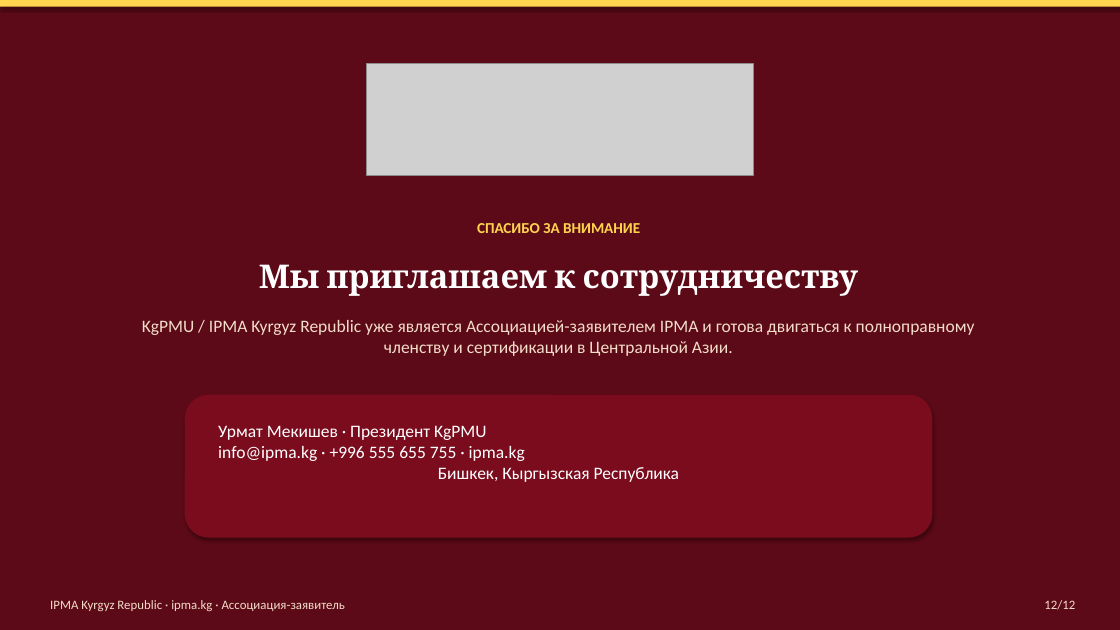
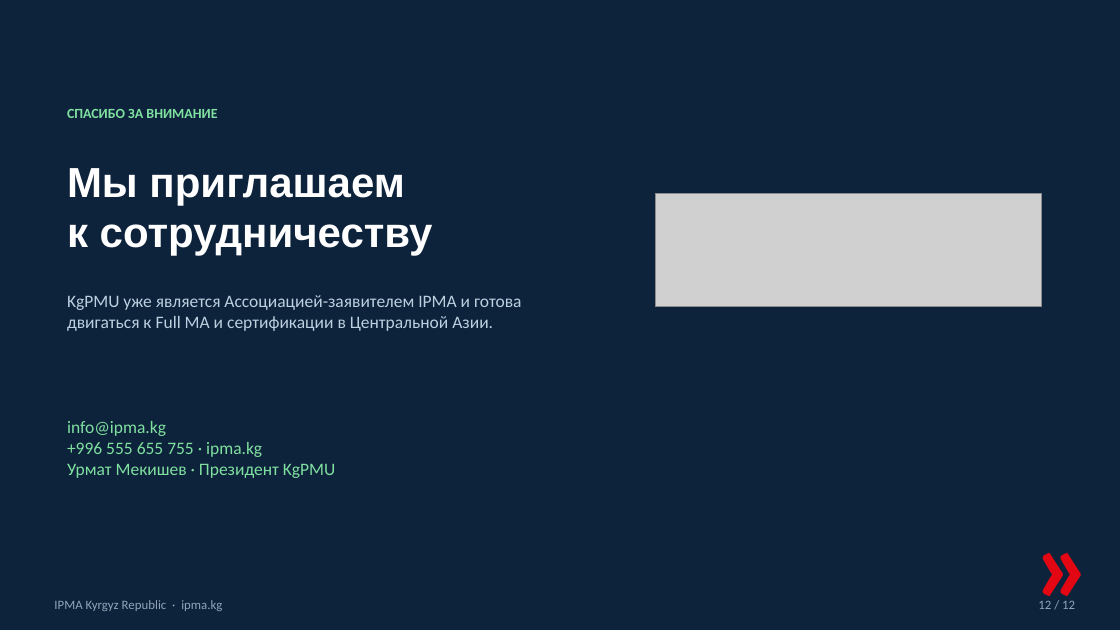
Before and after one commit to umekishev/umekishev, a slide deck: slide 12 of presentations/IPMA_Kyrgyzstan_CoD_Presentation.pptx. Drawn at 1120x630 pixels with LibreOffice and Linux fonts; fonts in the diff are those of the drawing; grey boxes stand for pictures. Boxes give left, top, right and bottom in pixels: in the first picture for what was removed or moved away, otherwise in the second. Text is boxed around its words. In the diff, an @@ line names an element or a change of style, - is before the commit and + after.

```diff
--- a/presentations/IPMA_Kyrgyzstan_CoD_Presentation.pptx
+++ b/presentations/IPMA_Kyrgyzstan_CoD_Presentation.pptx
@@ rectangle at [0, 0, 1120, 630]: fill #5C0A17 to #0D223B @@
@@ rectangle removed at [0, 0, 1120, 7] @@
@@ text "СПАСИБО ЗА ВНИМАНИЕ": place and size @@
-text "СПАСИБО ЗА ВНИМАНИЕ" at [477, 223, 640, 233]
+text "СПАСИБО ЗА ВНИМАНИЕ" at [67, 109, 217, 118]
@@ text "СПАСИБО ЗА ВНИМАНИЕ" at [67, 109, 217, 118]: size 13 to 12 pt, text colour #FFD54F to #7FE0A0; alignment centre to left @@
@@ text "Мы приглашаем к сотрудничеству": place and size @@
-text "Мы приглашаем к сотрудничеству" at [259, 264, 859, 296]
+text "Мы приглашаем к сотрудничеству" at [67, 168, 433, 256]
@@ text "Мы приглашаем к сотрудничеству" at [67, 168, 433, 256]: size 28 to 36 pt, font Cambria to Arial; alignment centre to left @@
@@ picture: place and size @@
-picture at [367, 63, 754, 176]
+picture at [655, 193, 1042, 306]
@@ text at [67, 295, 521, 331]: text changed; text colour #F3DCC9 to #BCD0DF @@
-KgPMU / IPMA Kyrgyz Republic уже является Ассоциацией-заявителем IPMA и готова двигаться к полноправному членству и сертификации в Центральной Азии.
+KgPMU уже является Ассоциацией-заявителем IPMA и готова двигаться к Full MA и сертификации в Центральной Азии.
@@ rounded rectangle removed at [185, 395, 933, 538] @@
@@ text at [67, 421, 336, 478]: text changed; text colour #FFFFFF to #7FE0A0 @@
-Урмат Мекишев · Президент KgPMU
-info@ipma.kg · +996 555 655 755 · ipma.kg
-Бишкек, Кыргызская Республика
+info@ipma.kg
++996 555 655 755 · ipma.kg
+Урмат Мекишев · Президент KgPMU
@@ text added at [1025, 487, 1120, 588], 96 pt, text #E30613, bold @@
+»
@@ text at [54, 600, 222, 611]: text changed; text colour #F3DCC9 to #8FA6B8 @@
-IPMA Kyrgyz Republic · ipma.kg · Ассоциация-заявитель
+IPMA Kyrgyz Republic · ipma.kg
@@ text at [1038, 601, 1075, 609]: text changed; text colour #F3DCC9 to #8FA6B8 @@
-12/12
+12 / 12
```
Also in this commit, not shown: 10 other slides changed, 1 slide added, 1 slide removed, 1 other file.
